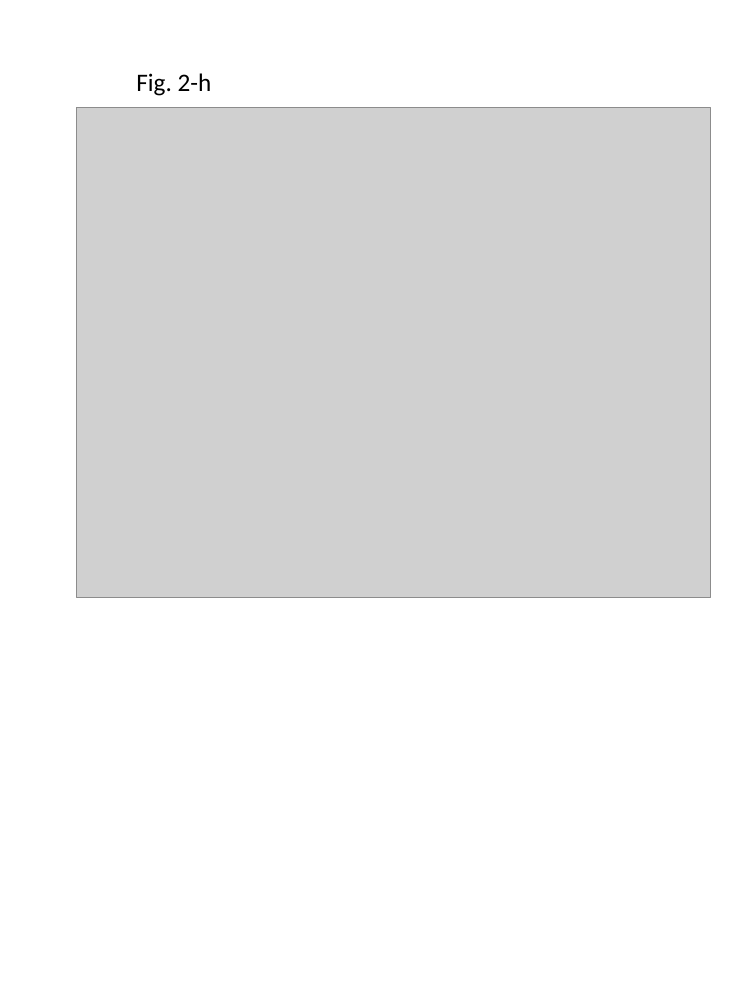
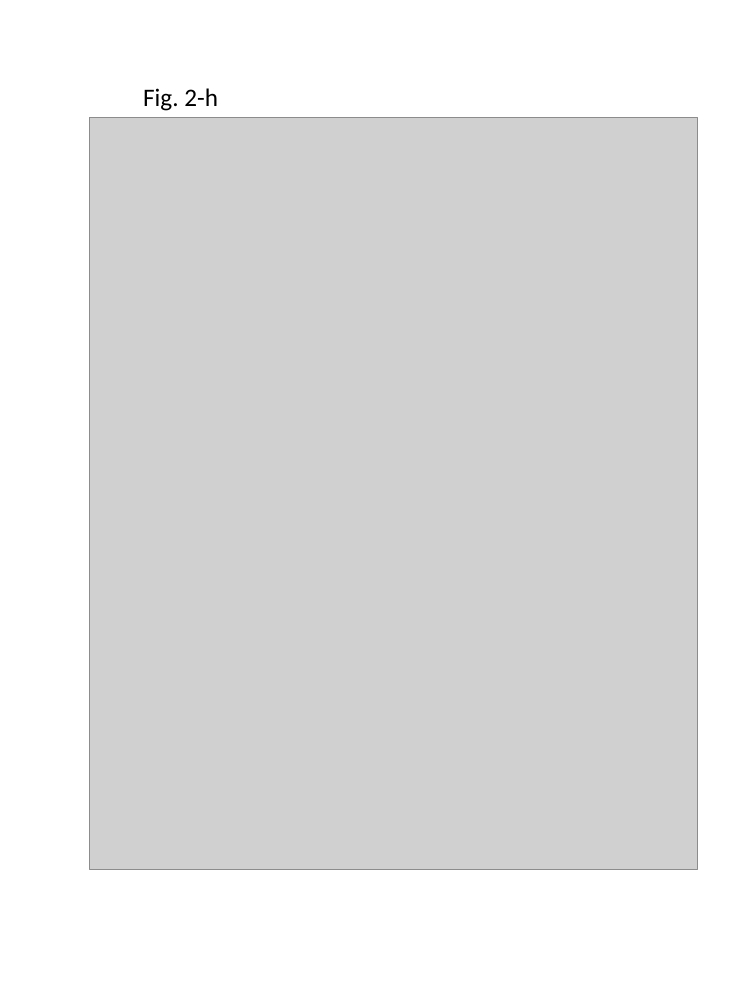
Before and after one commit to mdchambers/dissertation, a slide deck: slide 9 of ch2_groucho.figures/ch2_groucho.figures.pptx (slide 8 before the commit). Drawn at 756x1008 pixels with LibreOffice and Linux fonts; fonts in the diff are those of the drawing; grey boxes stand for pictures. Boxes give left, top, right and bottom in pixels: in the first picture for what was removed or moved away, otherwise in the second. Text is boxed around its words. In the diff, an @@ line names an element or a change of style, - is before the commit and + after.

```diff
--- a/ch2_groucho.figures/ch2_groucho.figures.pptx
+++ b/ch2_groucho.figures/ch2_groucho.figures.pptx
@@ text "Fig. 2-h": place and size @@
-text "Fig. 2-h" at (136,73,212,96)
+text "Fig. 2-h" at (143,88,218,111)
@@ picture: place and size @@
-picture at (77,108,711,598)
+picture at (90,118,699,870)
```
Also in this commit, not shown: 3 other slides changed, 1 slide added, 1 other file.
